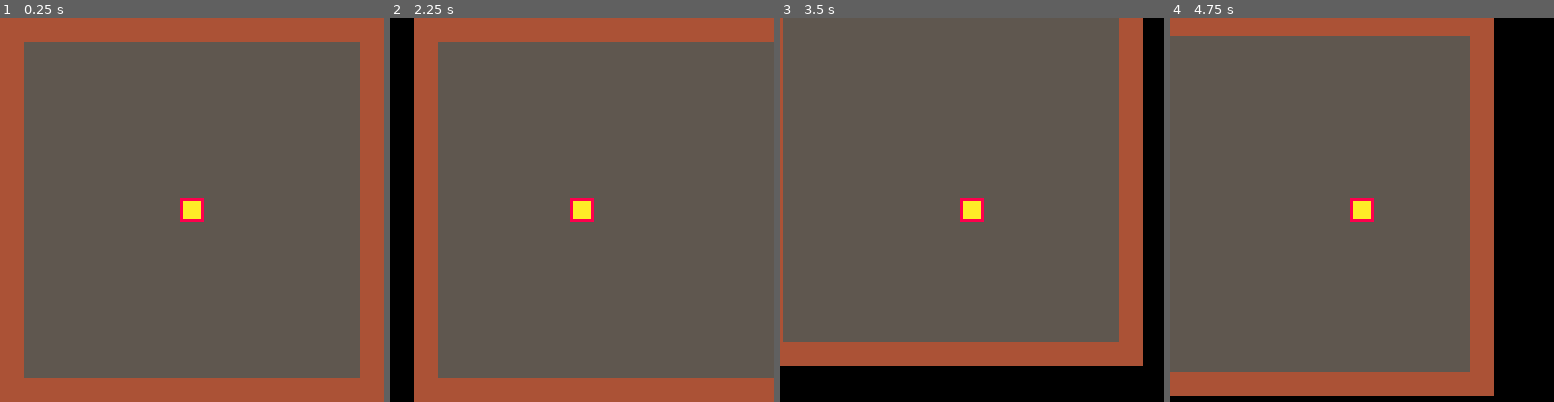
Above: before the commit, frames 1-4 (left to right).
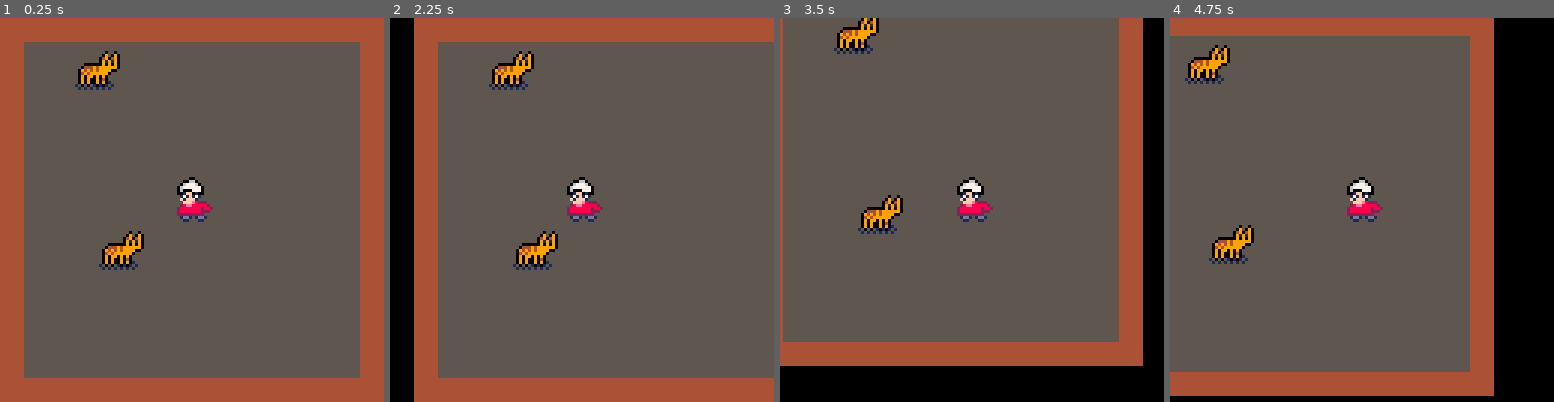
Above: after the commit, the same moments.

Repository: escargames/Cat-Lady-Simulator
Game: PICO-8 cartridge catlady.p8
Two runs of this game, one before a commit and one after it. Both use one fixed random seed, a clock stepped at 60 frames per second and the inputs below.
Inputs:
- Up to frame 1 (0.25 s): no input
- Up to frame 2 (2.25 s): hold Left from 1.97 s (still down)
- Up to frame 3 (3.5 s): release Left at 2.37 s; hold Down 2.42-2.82 s; hold Right from 2.87 s (still down)
- Up to frame 4 (4.75 s): release Right at 3.53 s; hold Up 3.58-4.08 s; hold Right 4.13-4.53 s; hold Down from 4.58 s (still down)

The runs differ from the first frame. In frame 1, 2.2% of the frame differs, in the area x 19-56%, y 8-66%; in frame 2, 2.2%; in frame 3, 2.1%; in frame 4, 2.2%.

Commit message:
Add cats.

Diff:
--- a/catlady.p8
+++ b/catlady.p8
@@ -17,6 +17,8 @@
 function _init()
     state = "play"
     player = {x = 64, y = 64, spd = 1}
+    cats = { {x = 32, y = 20, color = 1},
+             {x = 40, y = 80, color = 2} }
 end
 
 function _update()
@@ -39,6 +41,7 @@
 
 function update_play()
     update_player()
+    update_cats()
 end
 
 --
@@ -60,6 +63,13 @@
 end
 
 --
+-- cats
+--
+
+function update_cats()
+end
+
+--
 -- drawing
 --
 function draw_world()
@@ -68,12 +78,25 @@
 end
 
 function draw_play()
-    spr(3, player.x - 4, player.y - 4)
+    palt(11, true)
+    palt(0, false)
+    spr(18, player.x - 8, player.y - 12, 2, 2)
+    palt()
+end
+
+function draw_cats()
+    palt(7, true)
+    palt(0, false)
+    foreach(cats, function(cat)
+        spr(16, cat.x - 8, cat.y - 12, 2, 2)
+    end)
+    palt()
 end
 
 config.play.draw = function ()
     camera(player.x - 64, player.y - 64)
     draw_world()
+    draw_cats()
     draw_play()
     camera()
 end
@@ -87,22 +110,22 @@
 0070070044444444555555558aaaaaa8000000000000000000000000000000000000000000000000000000000000000000000000000000000000000000000000
 0000000044444444555555558aaaaaa8000000000000000000000000000000000000000000000000000000000000000000000000000000000000000000000000
 00000000444444445555555588888888000000000000000000000000000000000000000000000000000000000000000000000000000000000000000000000000
-77777777777777777777777777777777000000000000000000000000000000000000000000000000000000000000000000000000000000000000000000000000
-77777777777777777777777007777777000000000000000000000000000000000000000000000000000000000000000000000000000000000000000000000000
-77777777777777777777700660777777000000000000000000000000000000000000000000000000000000000000000000000000000000000000000000000000
-77777777777077077777067776077777000000000000000000000000000000000000000000000000000000000000000000000000000000000000000000000000
-77777777770970907770677777707777000000000000000000000000000000000000000000000000000000000000000000000000000000000000000000000000
-77777777704904907770600077707777000000000000000000000000000000000000000000000000000000000000000000000000000000000000000000000000
-7777777770919190777001ff01007777000000000000000000000000000000000000000000000000000000000000000000000000000000000000000000000000
-77770000009090907777171f17177777000000000000000000000000000000000000000000000000000000000000000000000000000000000000000000000000
-77704449499999907777f1fff1777777000000000000000000000000000000000000000000000000000000000000000000000000000000000000000000000000
-770949494999900777777fffe8222777000000000000000000000000000000000000000000000000000000000000000000000000000000000000000000000000
-7704949999990777777728ee88888277000000000000000000000000000000000000000000000000000000000000000000000000000000000000000000000000
-77090990909077777772888888828827000000000000000000000000000000000000000000000000000000000000000000000000000000000000000000000000
-77090900904077777772888888822277000000000000000000000000000000000000000000000000000000000000000000000000000000000000000000000000
-77090900909017777772222222227777000000000000000000000000000000000000000000000000000000000000000000000000000000000000000000000000
-717070710101717777771dd171dd1777000000000000000000000000000000000000000000000000000000000000000000000000000000000000000000000000
-77171717171717777777711777117777000000000000000000000000000000000000000000000000000000000000000000000000000000000000000000000000
+7777777777777777bbbbbbbbbbbbbbbb000000000000000000000000000000000000000000000000000000000000000000000000000000000000000000000000
+7777777777777777bbbbbbb00bbbbbbb000000000000000000000000000000000000000000000000000000000000000000000000000000000000000000000000
+7777777777777777bbbbb00660bbbbbb000000000000000000000000000000000000000000000000000000000000000000000000000000000000000000000000
+7777777777707707bbbb0677760bbbbb000000000000000000000000000000000000000000000000000000000000000000000000000000000000000000000000
+7777777777097090bbb067777770bbbb000000000000000000000000000000000000000000000000000000000000000000000000000000000000000000000000
+7777777770490490bbb060007770bbbb000000000000000000000000000000000000000000000000000000000000000000000000000000000000000000000000
+7777777770919190bbb001ff0100bbbb000000000000000000000000000000000000000000000000000000000000000000000000000000000000000000000000
+7777000000909090bbbb171f171bbbbb000000000000000000000000000000000000000000000000000000000000000000000000000000000000000000000000
+7770444949999990bbbbf1fff1bbbbbb000000000000000000000000000000000000000000000000000000000000000000000000000000000000000000000000
+7709494949999007bbbbbfffe8222bbb000000000000000000000000000000000000000000000000000000000000000000000000000000000000000000000000
+7704949999990777bbbb28ee888882bb000000000000000000000000000000000000000000000000000000000000000000000000000000000000000000000000
+7709099090907777bbb288888882882b000000000000000000000000000000000000000000000000000000000000000000000000000000000000000000000000
+7709090090407777bbb28888888222bb000000000000000000000000000000000000000000000000000000000000000000000000000000000000000000000000
+7709090090901777bbb222222222bbbb000000000000000000000000000000000000000000000000000000000000000000000000000000000000000000000000
+7170707101017177bbbb1dd1b1dd1bbb000000000000000000000000000000000000000000000000000000000000000000000000000000000000000000000000
+7717171717171777bbbbb11bbb11bbbb000000000000000000000000000000000000000000000000000000000000000000000000000000000000000000000000
 __gff__
 0001000000000000000000000000000000000000000000000000000000000000000000000000000000000000000000000000000000000000000000000000000000000000000000000000000000000000000000000000000000000000000000000000000000000000000000000000000000000000000000000000000000000000
 0000000000000000000000000000000000000000000000000000000000000000000000000000000000000000000000000000000000000000000000000000000000000000000000000000000000000000000000000000000000000000000000000000000000000000000000000000000000000000000000000000000000000000
